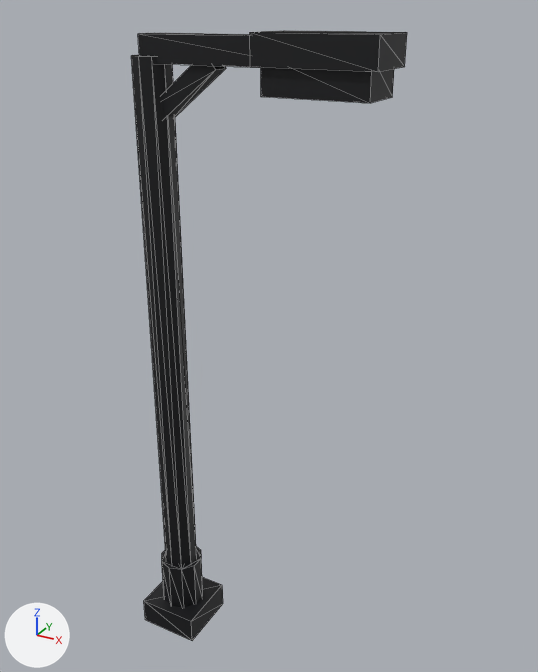
Renders of the glTF model assets/models/lamp_street.glb from each side of a commit.
The view is the same before and after, from a 50 mm lens placed at (3.79, -4.99, 5.97), pointed at (0.9, 0.25, 3.34). The axes (+X, +Y, +Z) are drawn at lower left. The lights are the same throughout. The picture after the commit comes second. Mesh edges are drawn as thin lines. Vertices at exactly the same position are counted once.

Names of what the first picture shows: 'prop'.
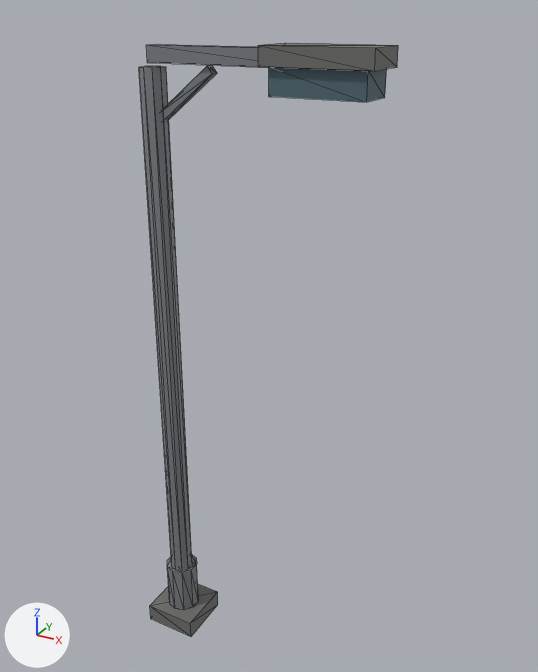
Location of each change, (x1, y1, x2, y2) in pixels of the pictures (538 x 672 px; the box of a moved part takes in the faces that stretch with it):
'prop', reshaped (6% narrower)
    before: (131, 30, 407, 641)
    after: (139, 43, 398, 637)
part 1 of me_prop, moved or reshaped (not visible before)
    after: (150, 584, 218, 637)
part 2 of me_prop, moved or reshaped (not visible before)
    after: (167, 554, 198, 610)
part 3 of me_prop, moved or reshaped (not visible before)
    after: (139, 66, 192, 569)
part 4 of me_prop, moved or reshaped (not visible before)
    after: (146, 44, 259, 67)
part 5 of me_prop, moved or reshaped (not visible before)
    after: (163, 65, 217, 120)
part 6 of me_prop, moved or reshaped (not visible before)
    after: (258, 43, 398, 71)
part 7 of me_prop, moved or reshaped (not visible before)
    after: (269, 67, 387, 102)
part 8 of me_prop, deleted
    before: (131, 30, 407, 641)

The change, as a diff of the scene's bpy script:
```diff
--- a/assets/models/lamp_street.glb.py
+++ b/assets/models/lamp_street.glb.py
@@ me_prop @@
 # used by ob_prop; location = (0.0, 0.0, 0.0)
-me_prop.from_pydata(...)  # 160 vertices, 264 faces; spans x -0.3..1.97, y -0.3..0.3, z 0.0..5.82
+me_prop.from_pydata(...)  # 80 vertices, 132 faces; spans x -0.26..1.93, y -0.26..0.26, z 0.0..5.74
+# me_prop part 1: the loose piece of 8 vertices spanning x -0.26..0.26, y -0.26..0.26, z 0.04..0.22 is moved by (0.0, 0.0, -0.04)
+# me_prop part 2: the loose piece of 20 vertices spanning x -0.15..0.15, y -0.16..0.16, z 0.21..0.71 is moved by (0.0, 0.0, -0.04)
+# me_prop part 3: the loose piece of 20 vertices spanning x -0.1..0.1, y -0.11..0.11, z 0.69..5.59 is moved by (0.0, 0.0, -0.04)
+# me_prop part 4: the loose piece of 8 vertices spanning x 0.0..1.5, y -0.06..0.06, z 5.63..5.76 is moved by (0.0, 0.0, -0.04)
+# me_prop part 5: the loose piece of 8 vertices spanning x 0.04..0.58, y -0.04..0.04, z 5.18..5.62 is moved by (0.0, 0.0, -0.04)
+# me_prop part 6: the loose piece of 8 vertices spanning x 1.07..1.93, y -0.21..0.21, z 5.64..5.78 is moved by (0.0, 0.0, -0.04)
+# me_prop part 7: the loose piece of 8 vertices spanning x 1.13..1.87, y -0.17..0.17, z 5.44..5.64 is moved by (0.0, 0.0, -0.04)
+# me_prop part 8: 7 loose pieces with 80 vertices, spanning x -0.3..1.97, y -0.3..0.3, z 0.0..5.82, are deleted
 me_prop.materials.append(mat_defaultmaterial)
```
